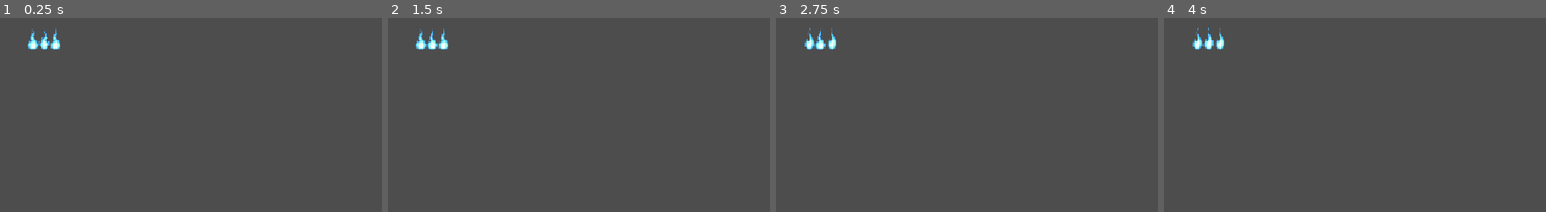
Above: before the commit, frames 1-4 (left to right).
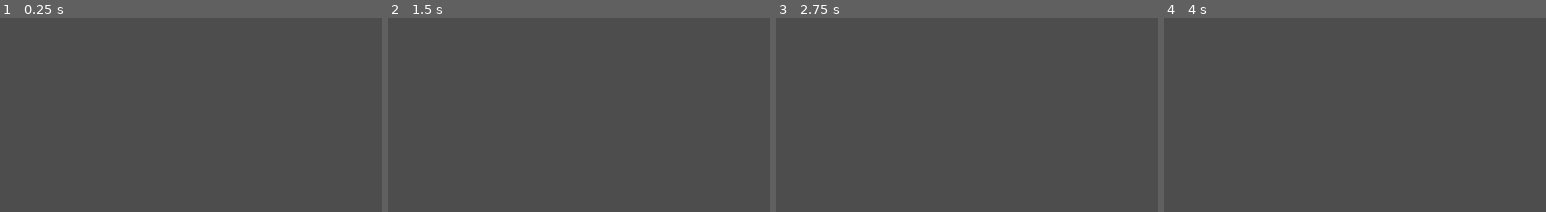
Above: after the commit, the same moments.

Repository: harish-mac/incendium
Game: Godot game, scene res://scenes/game.tscn
Two runs of this game, one before a commit and one after it. Both use one fixed random seed, a clock stepped at 60 frames per second and the inputs below.
Inputs:
- Up to frame 1 (0.25 s): no input
- Up to frame 2 (1.5 s): hold Right (move_right) from 0.53 s (still down); tap Shift (dash) at 0.6, 1.35 s; tap Space (jump) at 0.77 s
- Up to frame 3 (2.75 s): tap Space (jump) at 1.52 s; tap Enter at 2 s; release Right (move_right) at 2.03 s; hold Left (move_left) from 2.03 s (still down); tap Shift (dash) at 2.1 s
- Up to frame 4 (4 s): release Left (move_left) at 2.78 s; hold Right (move_right) from 2.78 s (still down); tap Shift (dash) at 2.85, 3.6 s; tap Space (jump) at 3.02, 3.77 s
The pictures show only the part of the screen within x 0-50%, y 0-50%; the shares and areas given below are measured in that part.

The runs differ from the first frame. In frame 1, 0.5% of the frame differs, in the area x 7-16%, y 5-17%; in frame 2, 0.5%; in frame 3, 0.4%; in frame 4, 0.4%.

Commit message:
conflict removed 3

Diff:
--- a/scenes/game.tscn
+++ b/scenes/game.tscn
@@ -3,7 +3,6 @@
 [ext_resource type="PackedScene" uid="uid://cxdulcap0vg37" path="res://scenes/protag.tscn" id="1_uwrxv"]
 [ext_resource type="Texture2D" uid="uid://d4crr2v6wmdds" path="res://assets/Celestial-Ruins/Tile-Map-All/Tile-Map.png" id="2_yqjtg"]
 [ext_resource type="PackedScene" uid="uid://bx63jfefpd8sb" path="res://scenes/spike.tscn" id="3_lnu2h"]
-[ext_resource type="PackedScene" uid="uid://ch8bmbvu6k2x3" path="res://scenes/souls.tscn" id="4_lbhrr"]
 
 [sub_resource type="TileSetAtlasSource" id="TileSetAtlasSource_lnu2h"]
 texture = ExtResource("2_yqjtg")
@@ -316,16 +315,3 @@
 
 [node name="spike" parent="." unique_id=1256125073 instance=ExtResource("3_lnu2h")]
 position = Vector2(-261, -30)
-
-[node name="UI" type="CanvasLayer" parent="." unique_id=1831966753]
-
-[node name="souls" parent="UI" unique_id=1891883727 instance=ExtResource("4_lbhrr")]
-position = Vector2(50, 50)
-
-[node name="Fade" type="ColorRect" parent="UI" unique_id=2007405314]
-anchors_preset = 15
-anchor_right = 1.0
-anchor_bottom = 1.0
-grow_horizontal = 2
-grow_vertical = 2
-color = Color(0, 0, 0, 0)
--- /dev/null
+++ b/scenes/saw.tscn
@@ -0,0 +1,17 @@
+[gd_scene format=3 uid="uid://by40qboon7elj"]
+
+[ext_resource type="Texture2D" uid="uid://bsmereyf66rai" path="res://assets/Asset 293.png" id="1_kprxg"]
+[ext_resource type="PackedScene" uid="uid://c0ffnei68v72k" path="res://scenes/killzone.tscn" id="2_846d5"]
+
+[sub_resource type="CircleShape2D" id="CircleShape2D_tykhb"]
+radius = 29.068884
+
+[node name="Saw" type="Node2D" unique_id=1791412340]
+
+[node name="Sprite2D" type="Sprite2D" parent="." unique_id=1810200905]
+texture = ExtResource("1_kprxg")
+
+[node name="Area2D" parent="." unique_id=1770200705 instance=ExtResource("2_846d5")]
+
+[node name="CollisionShape2D" type="CollisionShape2D" parent="Area2D" unique_id=1351410772]
+shape = SubResource("CircleShape2D_tykhb")
--- a/scripts/protag.gd
+++ b/scripts/protag.gd
@@ -20,11 +20,20 @@
 var is_dead := false
 
 @onready var animated_sprite: AnimatedSprite2D = $AnimatedSprite2D
-@onready var fade: ColorRect = $"../UI/Fade"
+var fade: ColorRect # No path attached, generated dynamically
 
 func _ready() -> void:
-	fade.color.a = 0.0
+	# Universally generate the fade screen on top of everything
+	var canvas = CanvasLayer.new()
+	canvas.layer = 100
+	add_child(canvas)
 
+	fade = ColorRect.new()
+	fade.color = Color(0, 0, 0, 0) # Start as transparent black
+	fade.set_anchors_preset(Control.PRESET_FULL_RECT) # Stretch to screen size
+	canvas.add_child(fade)
+
+	# Checkpoint logic
 	if not Global.has_checkpoint:
 		Global.checkpoint_position = global_position
 		Global.has_checkpoint = true
